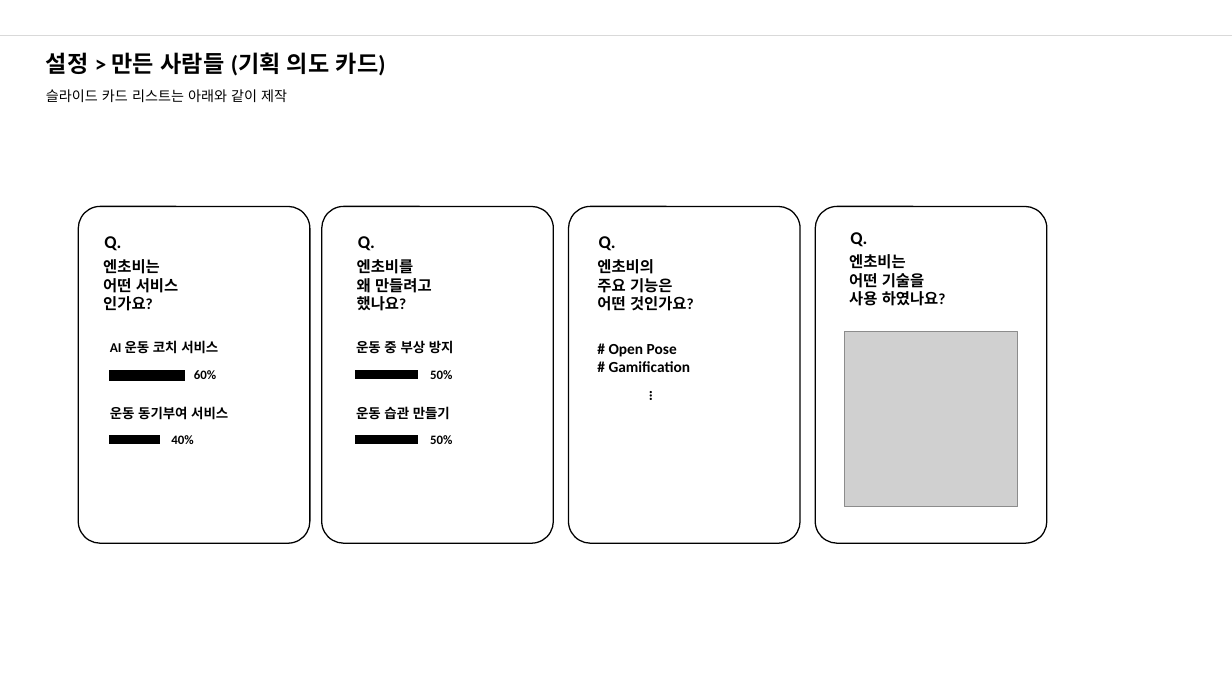
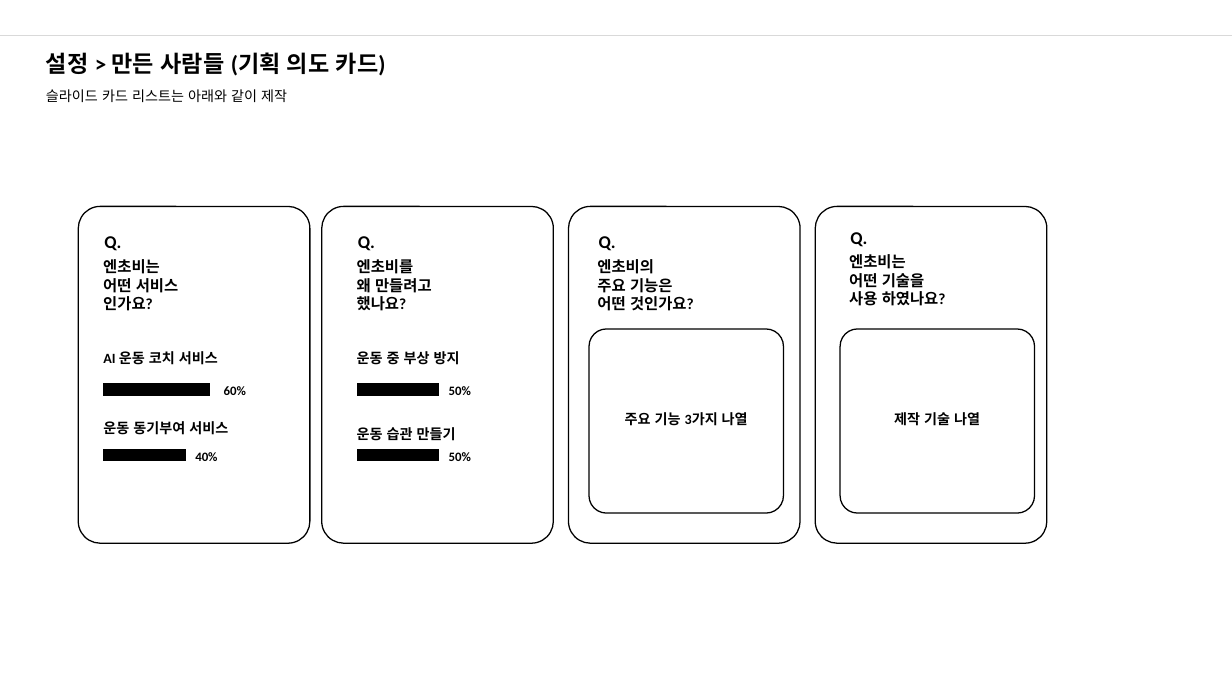
Before and after one commit to nohminkyoung/final_anchovy, a slide deck: slide 39 of plan/finalproject.pptx (slide 40 before the commit). Drawn at 1232x693 pixels with LibreOffice and Linux fonts; fonts in the diff are those of the drawing; grey boxes stand for pictures. Boxes give left, top, right and bottom in pixels: in the first picture for what was removed or moved away, otherwise in the second. Text is boxed around its words. In the diff, an @@ line names an element or a change of style, - is before the commit and + after.

```diff
--- a/plan/finalproject.pptx
+++ b/plan/finalproject.pptx
@@ rounded rectangle added at [589,329,783,513], fill #FFFFFF, outline #000000 1 pt @@
@@ rounded rectangle added at [840,329,1034,513], fill #FFFFFF, outline #000000 1 pt @@
@@ text "AI 운동 코치 서비스": place and size @@
-text "AI 운동 코치 서비스" at [110,340,218,354]
+text "AI 운동 코치 서비스" at [103,351,218,365]
@@ text "운동 중 부상 방지": place and size @@
-text "운동 중 부상 방지" at [356,340,454,354]
+text "운동 중 부상 방지" at [357,351,460,365]
@@ text removed at [609,344,677,357] @@
-# Open Pose
@@ picture removed at [845,332,1019,507] @@
@@ rectangle: place and size @@
-rectangle at [110,371,185,380]
+rectangle at [104,384,210,396]
@@ text "60%": place and size @@
-text "60%" at [194,370,216,379]
+text "60%" at [224,386,246,395]
@@ rectangle: place and size @@
-rectangle at [356,371,418,378]
+rectangle at [358,384,439,396]
@@ text "50%": place and size @@
-text "50%" at [430,370,452,379]
+text "50%" at [449,386,471,395]
@@ text removed at [609,361,690,372] @@
-# Gamification
@@ text removed at [642,381,670,506] @@
-…
@@ text "운동 동기부여 서비스": place and size @@
-text "운동 동기부여 서비스" at [110,406,228,420]
+text "운동 동기부여 서비스" at [103,421,228,435]
@@ text added at [625,412,748,426], 11 pt, text #000000, bold @@
+주요 기능 3가지 나열
@@ text added at [894,412,980,426], 11 pt, text #000000, bold @@
+제작 기술 나열
@@ rectangle: place and size @@
-rectangle at [110,436,160,444]
+rectangle at [104,449,186,460]
@@ text "40%": place and size @@
-text "40%" at [171,435,193,444]
+text "40%" at [195,452,217,461]
@@ size 10.5 to 11 pt in 4 elements at [103,421,228,435], [103,351,218,365], [357,351,460,365], [357,427,456,441] @@
@@ text "운동 습관 만들기": place and size @@
-text "운동 습관 만들기" at [356,406,450,420]
+text "운동 습관 만들기" at [357,427,456,441]
@@ rectangle: place and size @@
-rectangle at [356,436,418,444]
+rectangle at [358,449,439,460]
@@ text "50%": place and size @@
-text "50%" at [430,435,452,444]
+text "50%" at [449,452,471,461]
```
Also in this commit, not shown: 29 other slides changed, 7 slides added, 9 slides removed.
